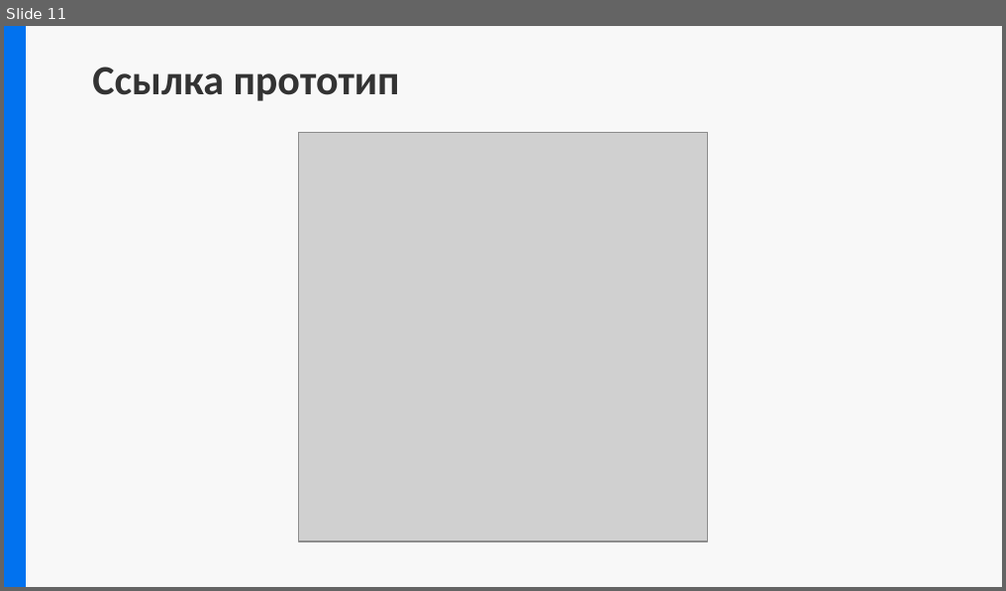
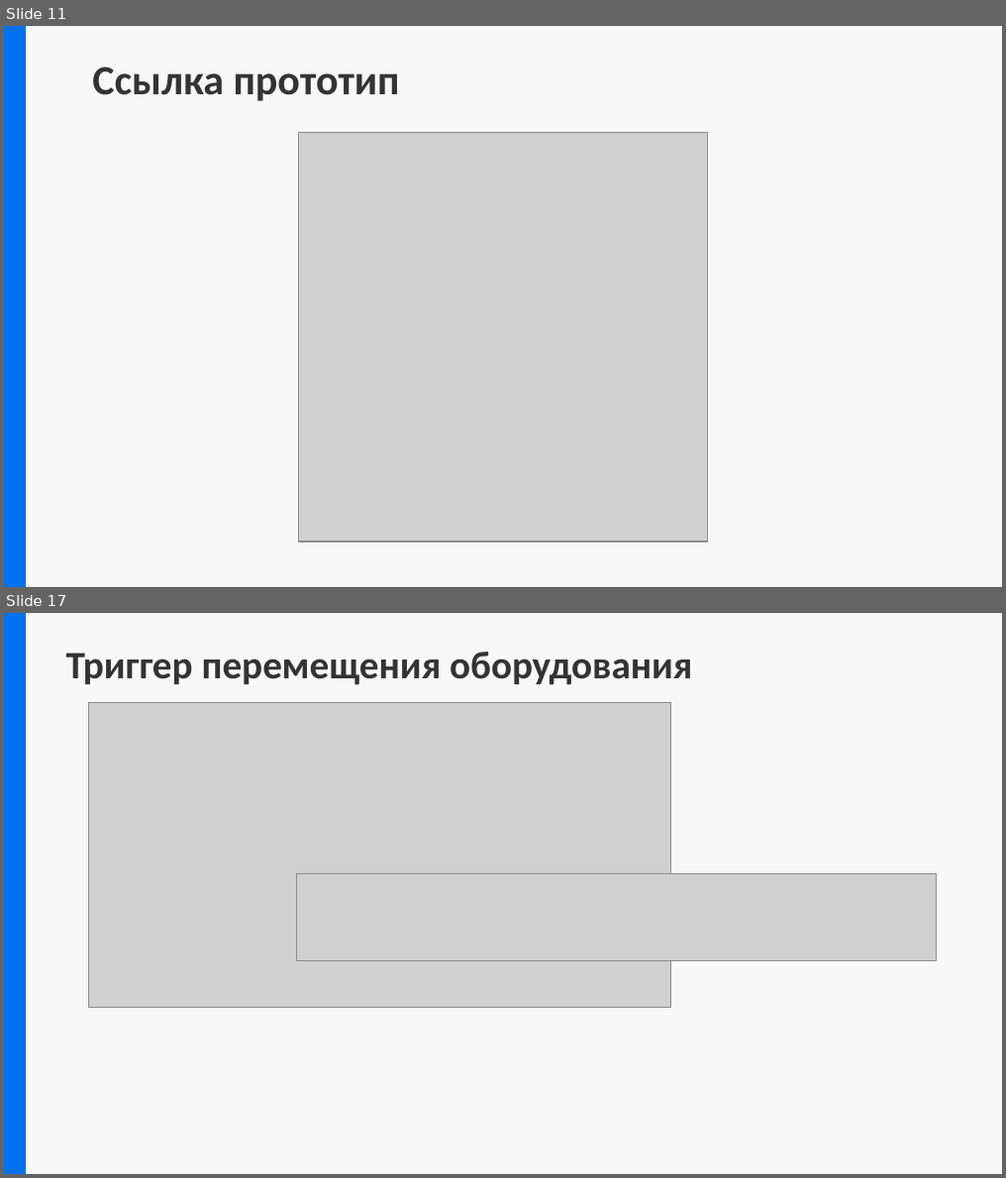
Before and after one commit to Comper123/MyCollege, a slide deck: docs/Предзащита.pptx. Shown one above the other, each under a label of ours: slide 11 before the commit, slides 11 and 17 after it; the slides between them are not shown. The pictures are 1006x591 and 1006x1178 pixels, drawn with LibreOffice and Linux fonts; fonts in the diff are those of the drawing; grey boxes stand for pictures. Boxes give left, top, right and bottom in pixels: in the first picture for what was removed or moved away, otherwise in the second. Text is boxed around its words. In the diff, an @@ line names an element or a change of style, - is before the commit and + after.

```diff
--- a/docs/Предзащита.pptx
+++ b/docs/Предзащита.pptx
@@ slide 17 added at <box>4,613,1002,1174</box>, background #F8F8F8; not listed: 4 template elements that a slide beside it also shows @@
@@ rectangle added at <box>4,613,24,1173</box>, fill #0172EF, outline #0172EF 2 pt @@
@@ title added at <box>66,652,692,685</box>, 28 pt, text #333333, bold @@
+Триггер перемещения оборудования
@@ picture added at <box>89,702,671,1007</box> @@
@@ picture added at <box>296,873,936,960</box> @@
@@ rectangle added at <box>651,916,1002,1174</box>, fill #F8F8F8, outline #F8F8F8 2 pt @@
```
Also in this commit, not shown: 6 slides changed, 1 other slide added, 1 slide removed, 19 other files.
